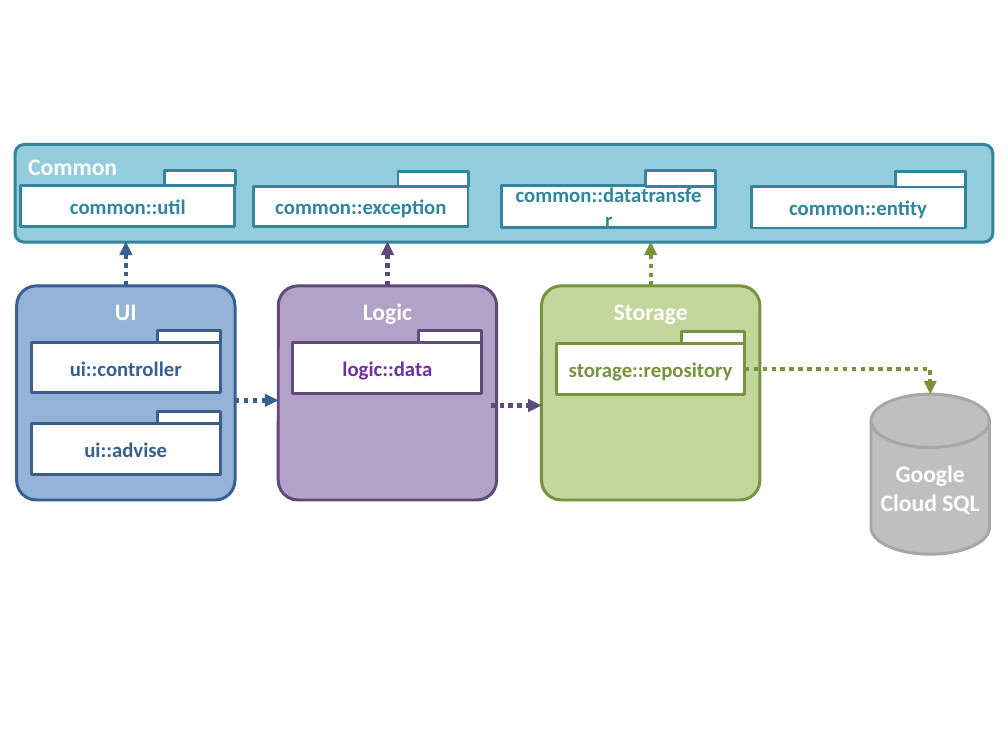
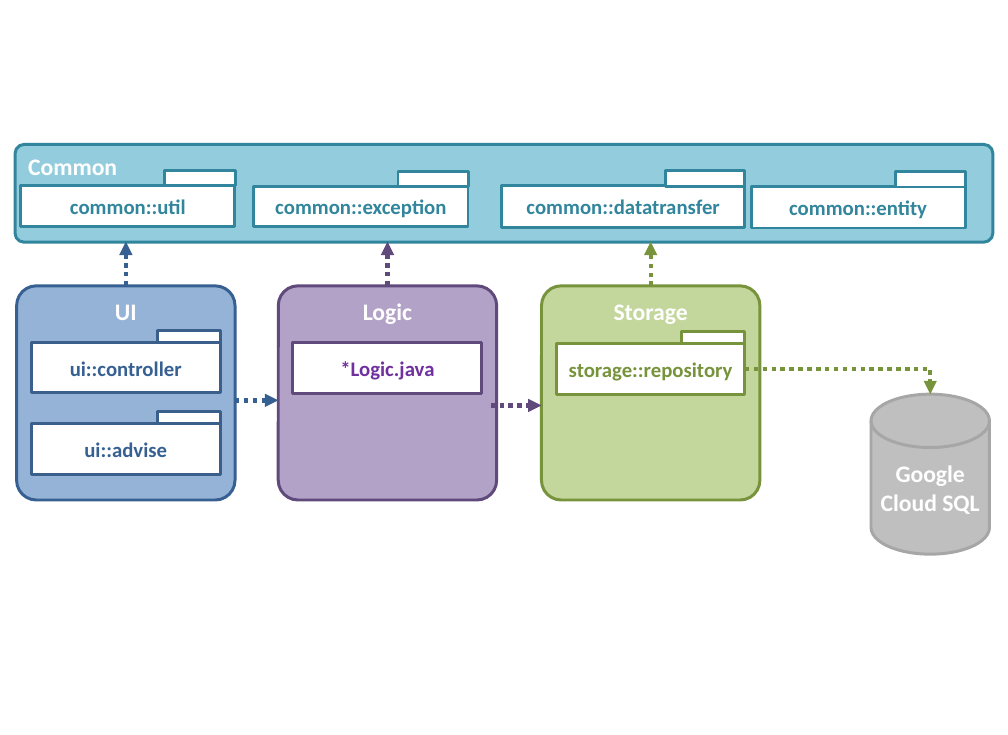
Before and after one commit to jacoblipech/CS3219-Chairvise, a slide deck: slide 1 of images/backendPackageOverview.pptx. Drawn at 1008x735 pixels with LibreOffice and Linux fonts; fonts in the diff are those of the drawing. Boxes give left, top, right and bottom in pixels: in the first picture for what was removed or moved away, otherwise in the second. Text is boxed around its words. In the diff, an @@ line names an element or a change of style, - is before the commit and + after.

```diff
--- a/images/backendPackageOverview.pptx
+++ b/images/backendPackageOverview.pptx
@@ rectangle: place and size @@
-rectangle at box(645, 171, 716, 187)
+rectangle at box(666, 171, 746, 187)
@@ rectangle "common::datatransfer": place and size @@
-rectangle "common::datatransfer" at box(501, 186, 716, 227)
+rectangle "common::datatransfer" at box(501, 186, 745, 227)
@@ rectangle removed at box(419, 331, 482, 343) @@
@@ text in rectangle at box(340, 361, 434, 380): text changed @@
-logic::data
+*Logic.java
```
Also in this commit, not shown: 13 other files.
